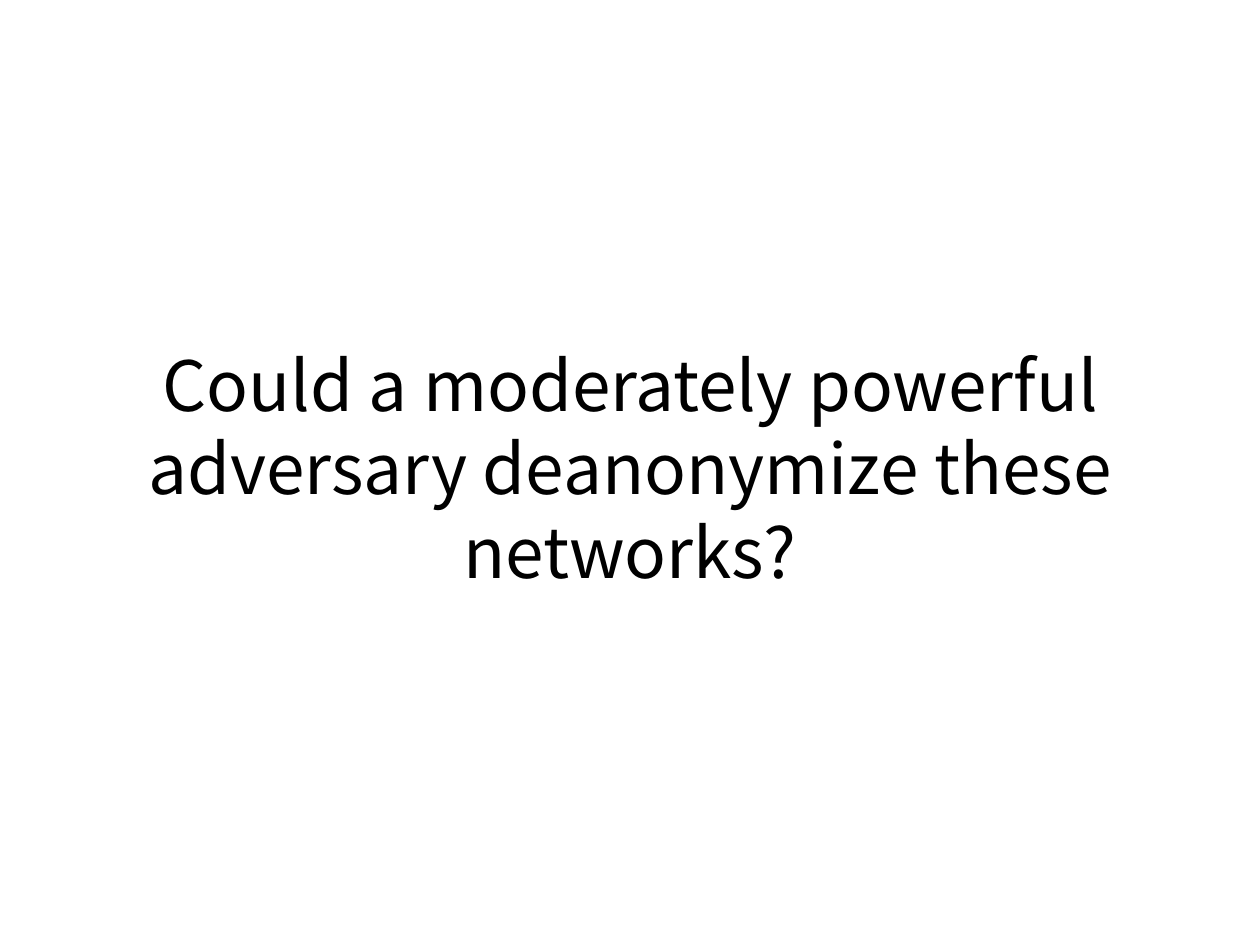
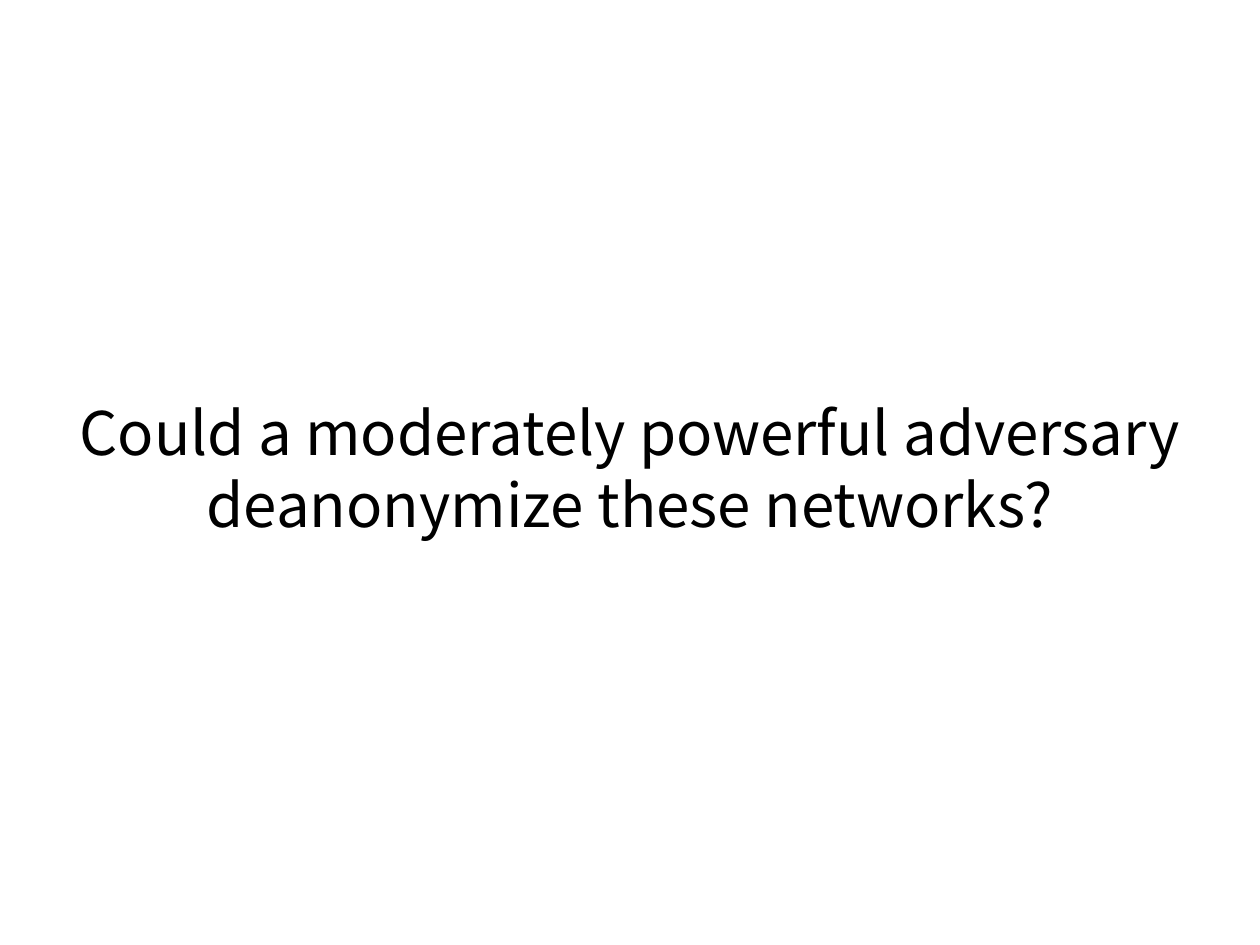
Before and after one commit to gfanti/anonymous-social-networks, a slide deck: slide 5 of presentation/presentation.pptx. Drawn at 1260x945 pixels with LibreOffice and Linux fonts; fonts in the diff are those of the drawing. Boxes give left, top, right and bottom in pixels: in the first picture for what was removed or moved away, otherwise in the second. Text is boxed around its words. In the diff, an @@ line names an element or a change of style, - is before the commit and + after.

```diff
--- a/presentation/presentation.pptx
+++ b/presentation/presentation.pptx
@@ title "Could a moderately powerful adversary ..." at box(79, 406, 1179, 541): size 39.6 to 34.3 pt @@
```
Also in this commit, not shown: 9 other slides changed, 5 slides added, 2 slides removed.
